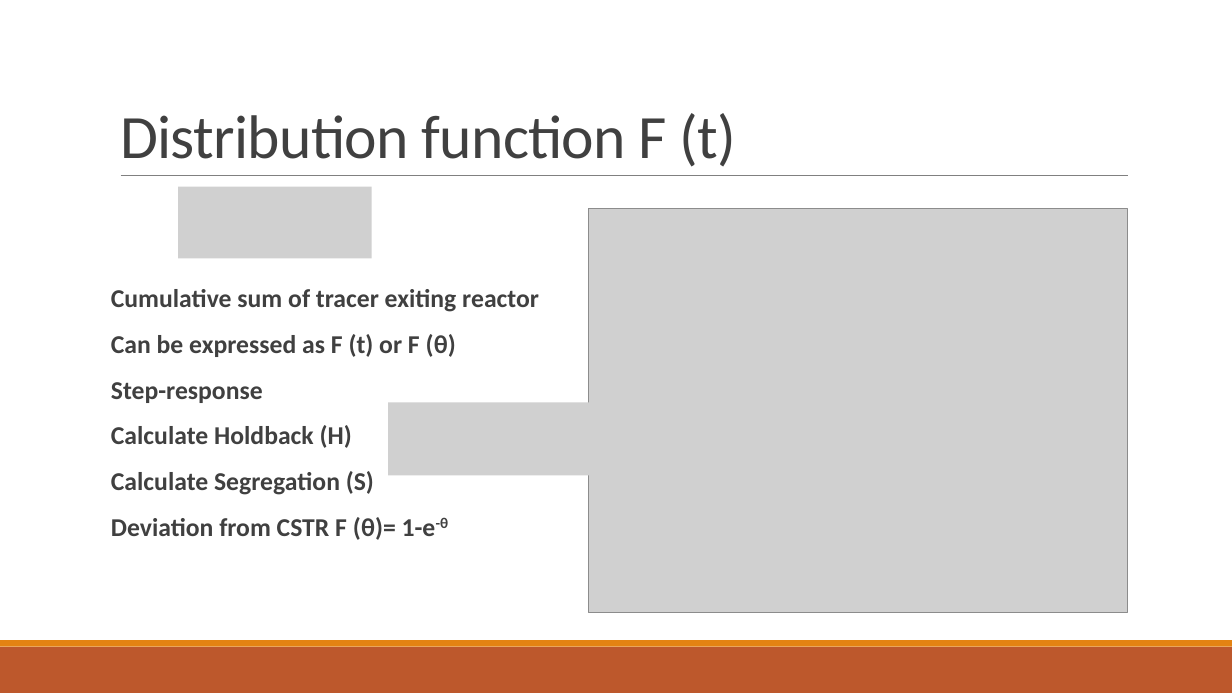
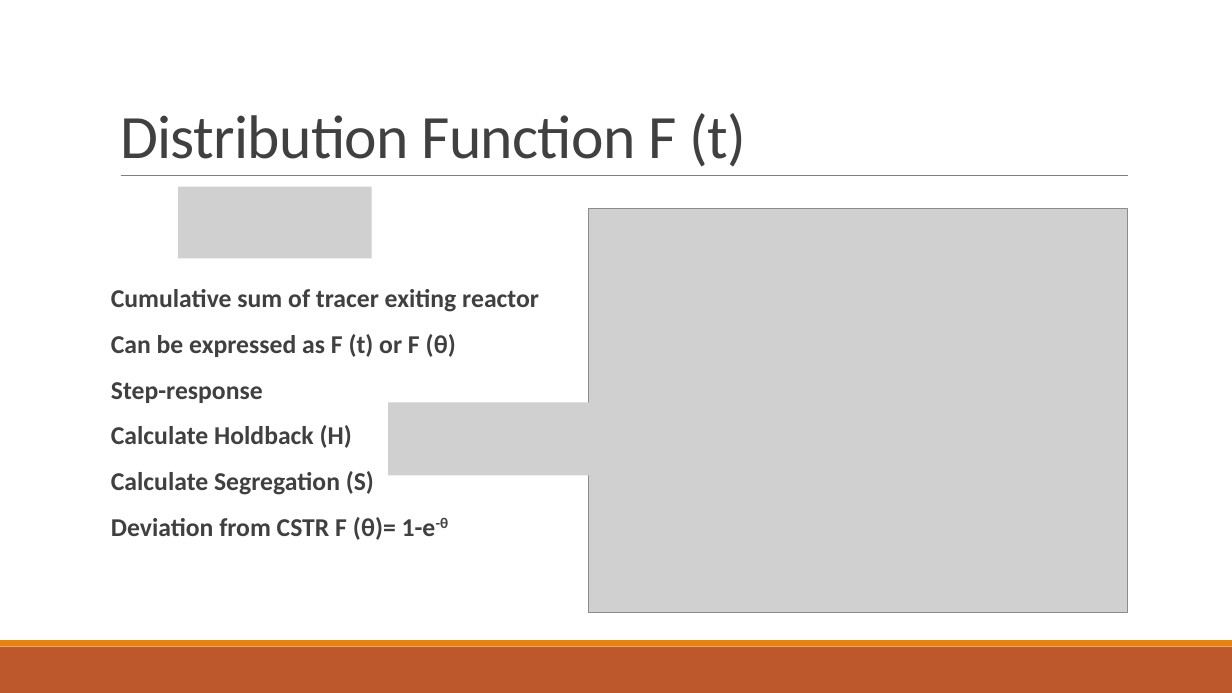
Before and after one commit to mark-edney/Thesis-Matlab, a slide deck: slide 13 of Thesis defense.pptx. Drawn at 1232x693 pixels with LibreOffice and Linux fonts; fonts in the diff are those of the drawing; grey boxes stand for pictures. Boxes give left, top, right and bottom in pixels: in the first picture for what was removed or moved away, otherwise in the second. Text is boxed around its words. In the diff, an @@ line names an element or a change of style, - is before the commit and + after.

```diff
--- a/Thesis defense.pptx
+++ b/Thesis defense.pptx
@@ title at box(120, 113, 746, 167): text changed @@
-Distribution function F (t)
+Distribution Function F (t)
```
Also in this commit, not shown: 10 other slides changed.
